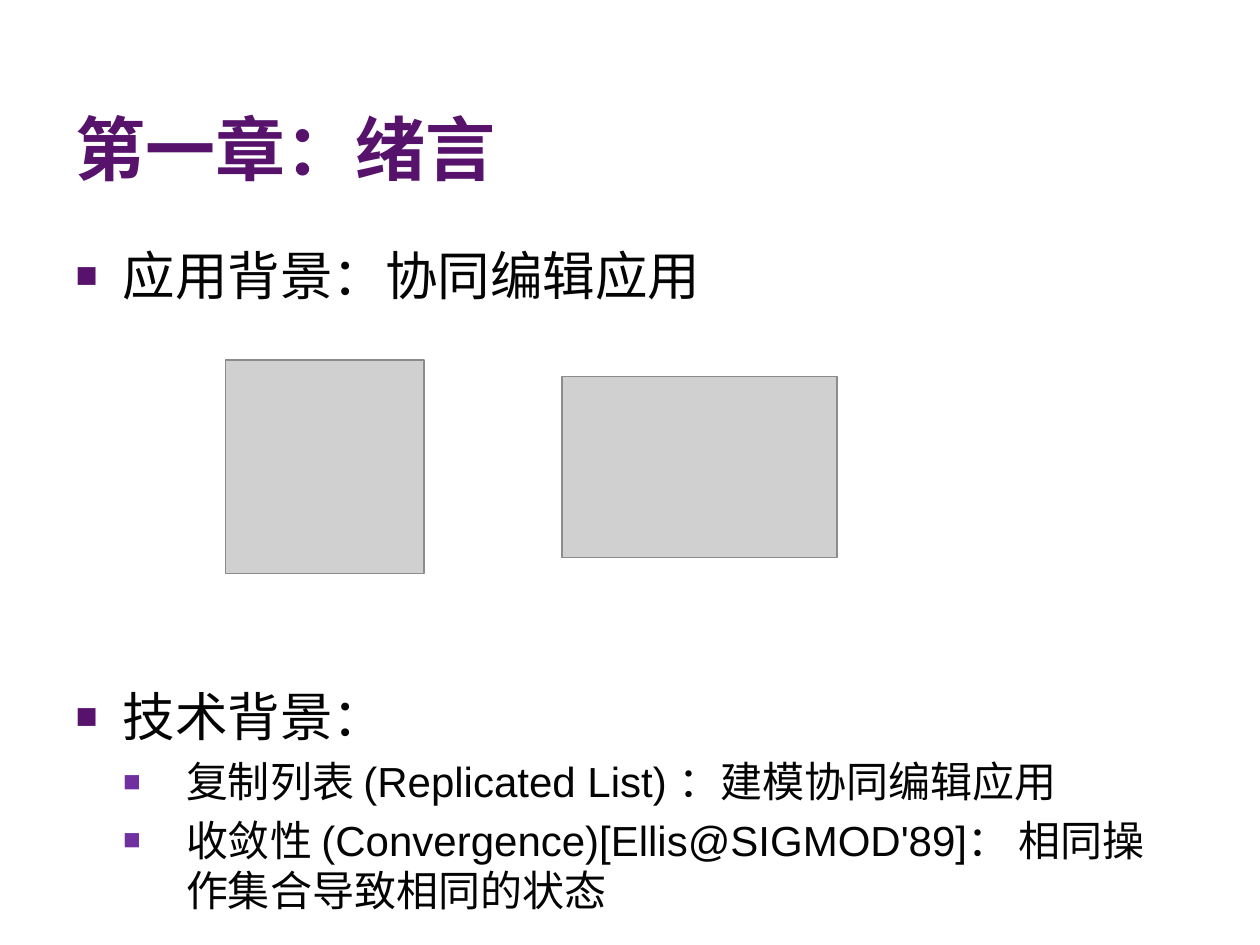
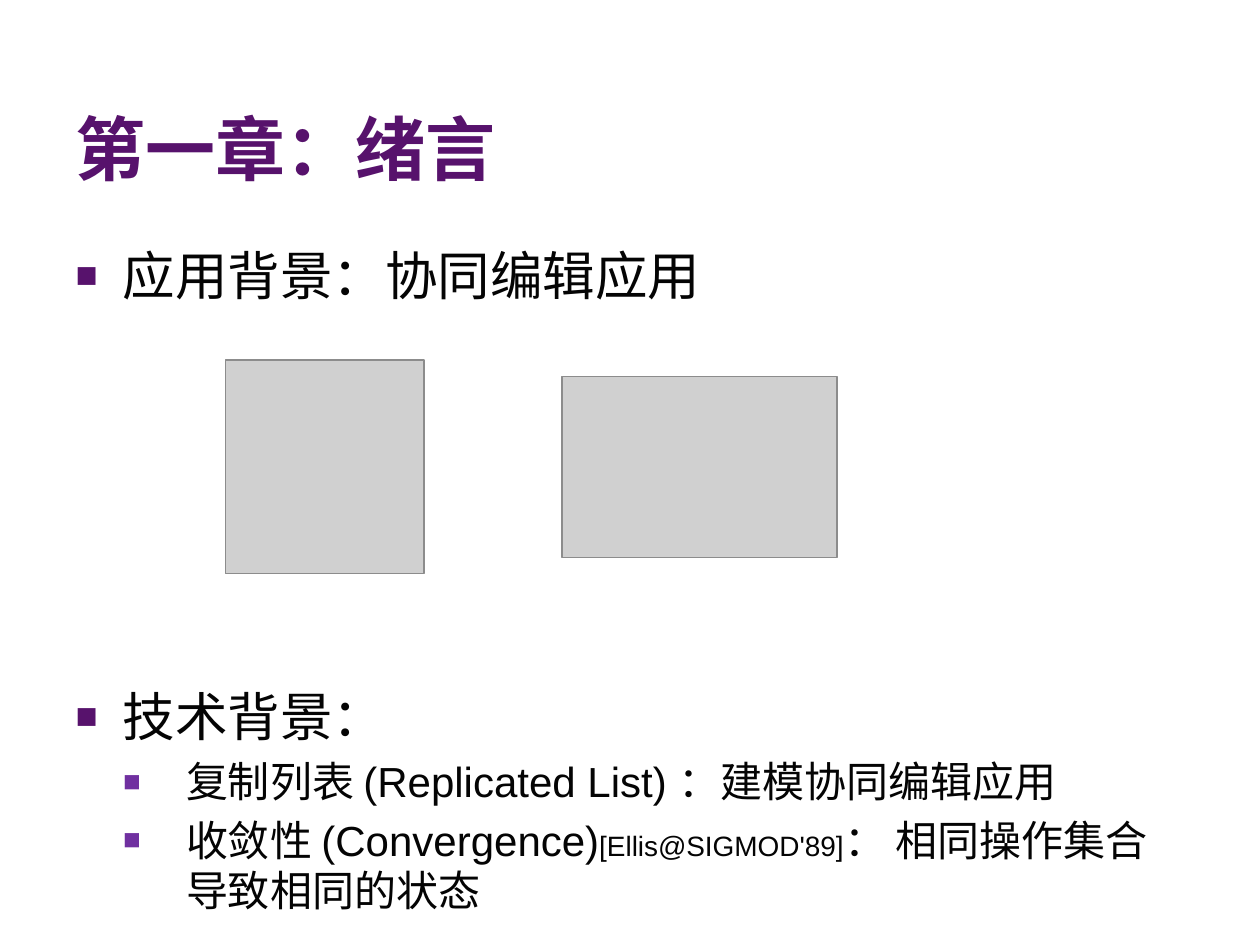
Before and after one commit to JYwellin/-Redis-List-OT-, a slide deck: slide 3 of 答辩ppt/纪业.pptx. Drawn at 1260x945 pixels with LibreOffice and Linux fonts; fonts in the diff are those of the drawing; grey boxes stand for pictures; background and template pictures are left out. Boxes give left, top, right and bottom in pixels: in the first picture for what was removed or moved away, otherwise in the second. Text is boxed around its words. In the diff, an @@ line names an element or a change of style, - is before the commit and + after.

```diff
--- a/答辩ppt/纪业.pptx
+++ b/答辩ppt/纪业.pptx
@@ text at box(186, 820, 1147, 910): size 24 to 16 pt in "(Convergence)[Ellis@SIGMOD'89]：" @@
```
Also in this commit, not shown: 4 other slides changed, 23 other files.
